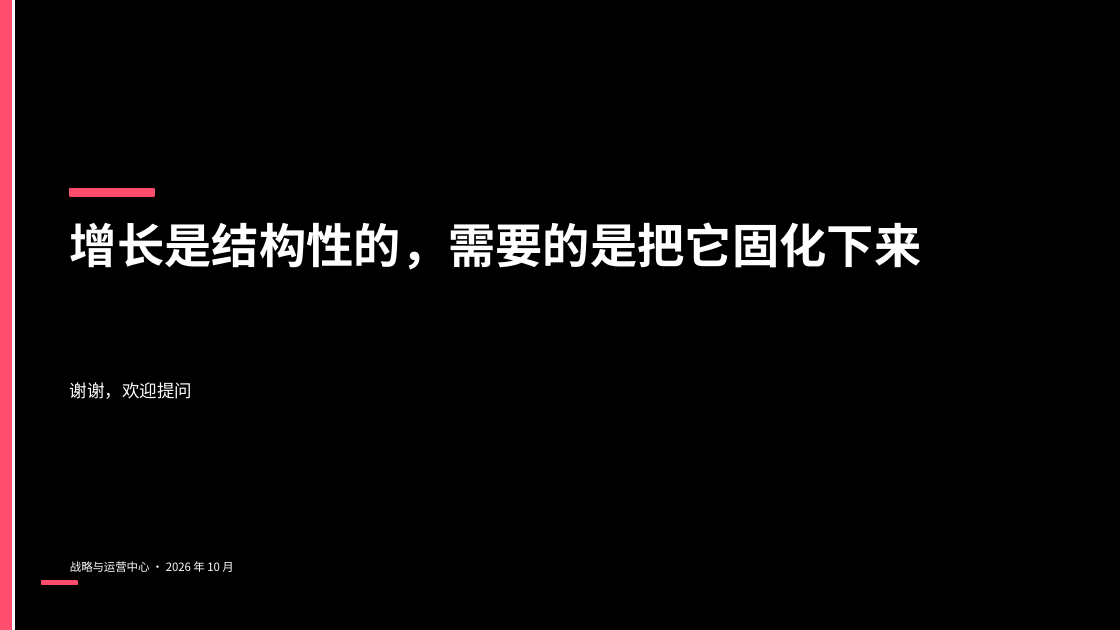
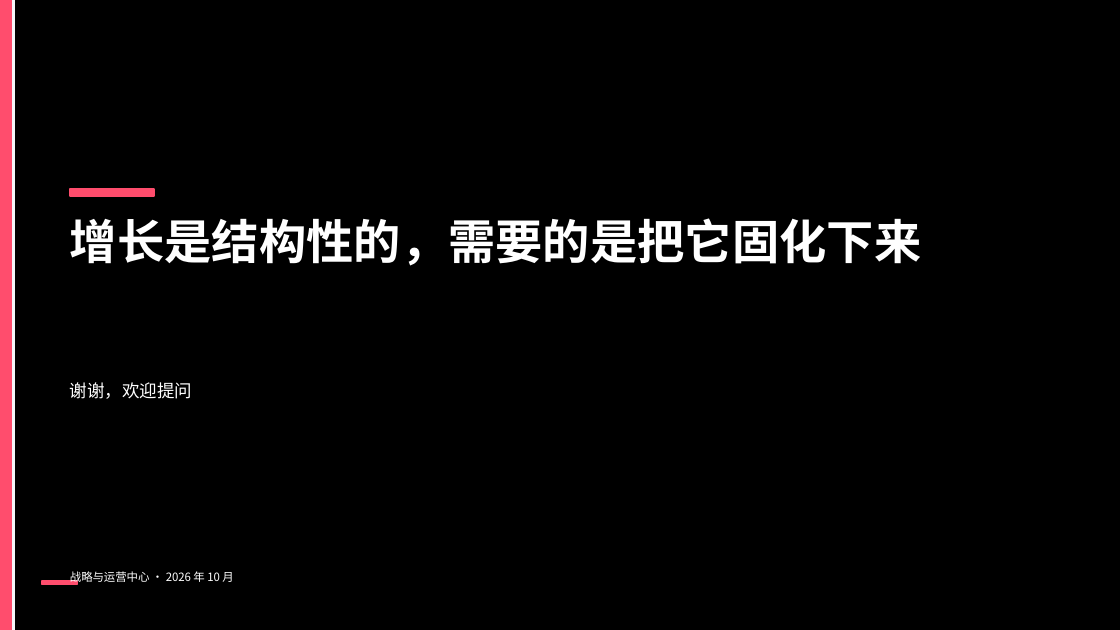
Before and after one commit to xzhengyu007-lang/ai-ppt, a slide deck: slide 10 of docs/examples/03-产品发布.pptx. Drawn at 1120x630 pixels with LibreOffice and Linux fonts; fonts in the diff are those of the drawing. Boxes give left, top, right and bottom in pixels: in the first picture for what was removed or moved away, otherwise in the second. Text is boxed around its words. In the diff, an @@ line names an element or a change of style, - is before the commit and + after.

```diff
--- a/docs/examples/03-产品发布.pptx
+++ b/docs/examples/03-产品发布.pptx
@@ text "增长是结构性的，需要的是把它固化下来": place and size @@
-text "增长是结构性的，需要的是把它固化下来" at (70, 222, 921, 270)
+text "增长是结构性的，需要的是把它固化下来" at (70, 218, 921, 266)
@@ text "战略与运营中心 · 2026 年 10 ...": place and size @@
-text "战略与运营中心 · 2026 年 10 ..." at (70, 561, 233, 572)
+text "战略与运营中心 · 2026 年 10 ..." at (70, 571, 233, 585)
```
Also in this commit, not shown: 9 other slides changed, 5 other files.
